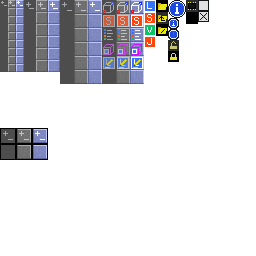
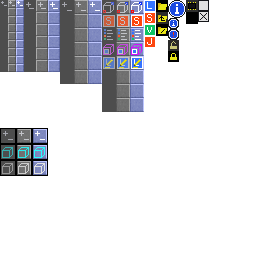
Before/after of a 256 × 256 layered artwork. What changed in the layer stack:
painted on "Icons" over [2, 147, 45, 174]
painted on "Background" over [0, 160, 48, 176]
painted on "Mockup" over [102, 84, 144, 112]
